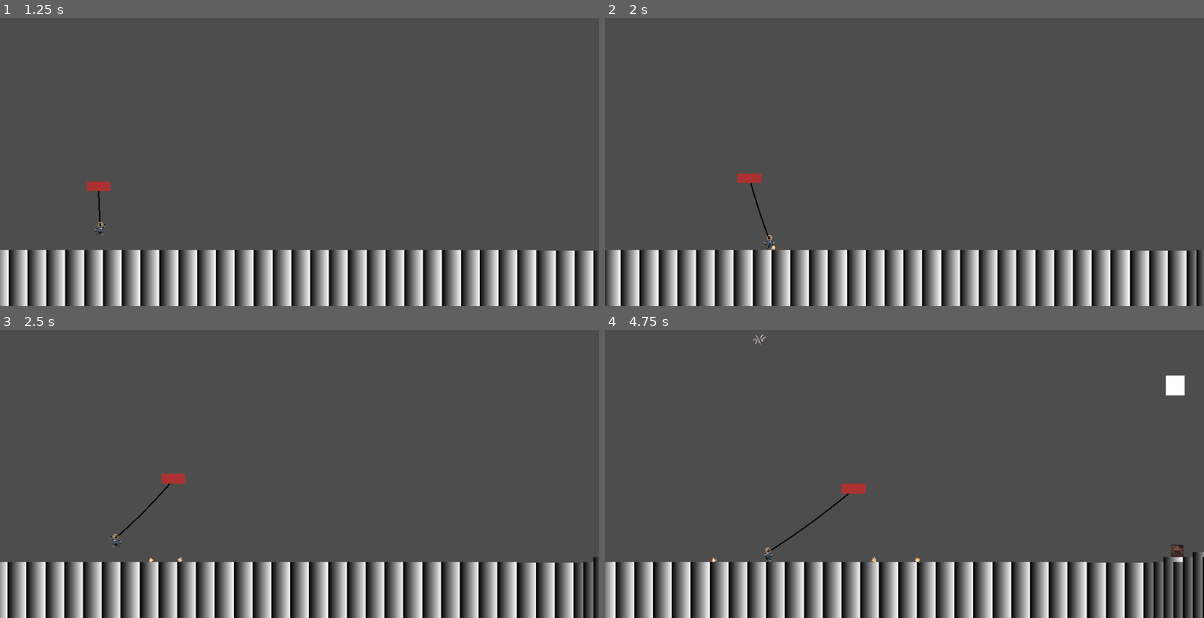
Above: before the commit, frames 1-4 (two rows, left to right).
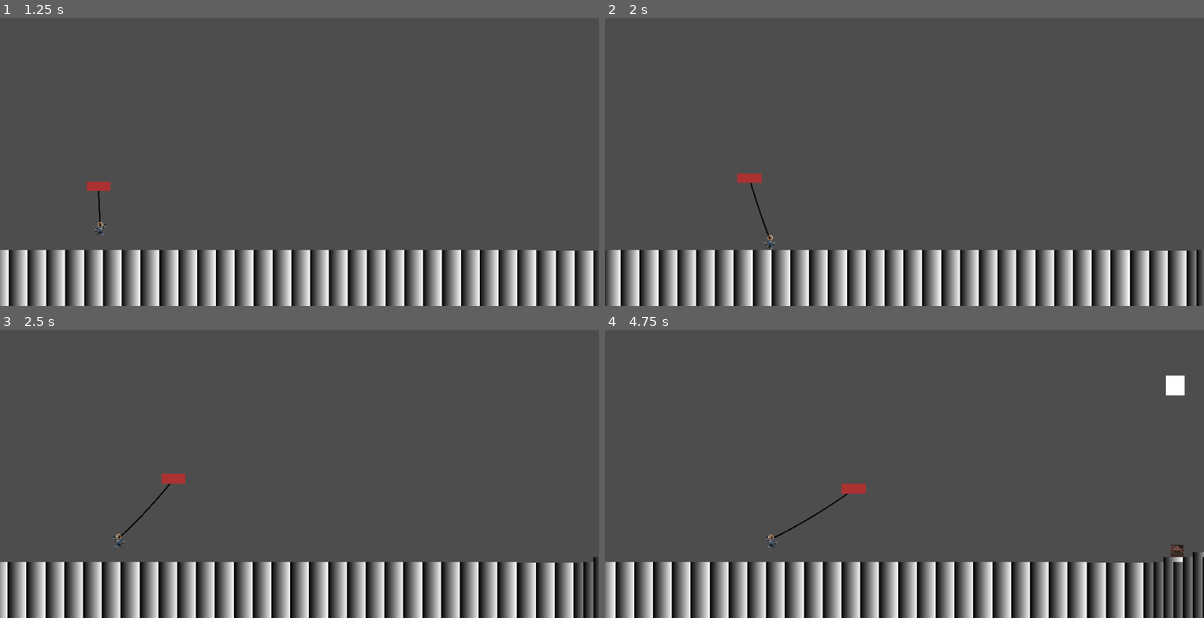
Above: after the commit, the same moments.

Repository: KKrash/TXGJ2024-Summer-
Game: Godot game, scene res://Assets/EnemyTestSceneAndPlayer.tscn
The game is run twice, just before and just after one commit, with the same random seed, the same clock (stepped at 60 frames per second) and the same inputs. This scene is started directly instead of the project's main scene. The engine's default icon, where the game draws it, is replaced by a stand-in: a white triangle on a blue panel in a dark square.
Inputs (mouse positions are in pixels of both pictures, inside the frame that each line leads up to):
- Up to frame 1 (1.25 s): move the mouse to (431, 141) at 0.52 s; hold D (right) from 0.53 s (still down); tap W (up) at 0.6, 0.77, 1.07 s
- Up to frame 2 (2 s): keep holding D (right); move the mouse to (784, 170) at 1.27 s; click (784, 170) at 1.35 s; tap W (up) at 1.52, 1.55, 1.82 s
- Up to frame 3 (2.5 s): move the mouse to (359, 402) at 2.02 s; release D (right) at 2.03 s; hold A (left) from 2.03 s (still down); right-click (359, 402) at 2.1 s; tap W (up) at 2.3 s
- Up to frame 4 (4.75 s): move the mouse to (874, 528) at 2.77 s; release A (left) at 2.78 s; hold D (right) 2.78-4.28 s; tap W (up) at 2.85, 3.02, 3.32, 3.77, 3.8, 4.07, 4.52, 4.55 s; move the mouse to (1084, 514) at 3.52 s; click (1084, 514) at 3.6 s; move the mouse to (724, 425) at 4.27 s; hold A (left) from 4.28 s (still down); right-click (724, 425) at 4.35 s

Frame 1 is identical in both runs. In frame 2, less than 0.1% of the frame differs, in the area x 24-29%, y 57-81%; in frame 3, 0.2%; in frame 4, 0.3%, in the area x 17-53%, y 1-81%.

Commit message:
new bullet start

Diff:
--- /dev/null
+++ b/LilGuyShooter/Assets/Misc/Projectiles/ExplosionEnemy.tscn
@@ -0,0 +1,51 @@
+[gd_scene load_steps=7 format=3 uid="uid://bcy21kok7pcls"]
+
+[ext_resource type="Script" path="res://Scripts/enemyExplosion.gd" id="1_u36l2"]
+[ext_resource type="Texture2D" uid="uid://do7eaqa106tyo" path="res://Sprites/gamejam-art.png" id="2_o8xp6"]
+
+[sub_resource type="CircleShape2D" id="CircleShape2D_a2x87"]
+radius = 23.0217
+
+[sub_resource type="AtlasTexture" id="AtlasTexture_5gire"]
+atlas = ExtResource("2_o8xp6")
+region = Rect2(35, 270, 47, 47)
+
+[sub_resource type="AtlasTexture" id="AtlasTexture_dqaqb"]
+atlas = ExtResource("2_o8xp6")
+region = Rect2(82, 270, 47, 47)
+
+[sub_resource type="SpriteFrames" id="SpriteFrames_a5gop"]
+animations = [{
+"frames": [{
+"duration": 1.0,
+"texture": SubResource("AtlasTexture_5gire")
+}, {
+"duration": 1.0,
+"texture": SubResource("AtlasTexture_dqaqb")
+}, {
+"duration": 1.0,
+"texture": SubResource("AtlasTexture_5gire")
+}, {
+"duration": 1.0,
+"texture": SubResource("AtlasTexture_dqaqb")
+}],
+"loop": true,
+"name": &"default",
+"speed": 9.0
+}]
+
+[node name="Explosionenemy" type="Area2D" groups=["Boom"]]
+scale = Vector2(0.5, 0.5)
+script = ExtResource("1_u36l2")
+
+[node name="CollisionShape2D" type="CollisionShape2D" parent="."]
+position = Vector2(-1, 1)
+scale = Vector2(0.95, 0.95)
+shape = SubResource("CircleShape2D_a2x87")
+
+[node name="AnimatedSprite2D" type="AnimatedSprite2D" parent="."]
+sprite_frames = SubResource("SpriteFrames_a5gop")
+frame = 3
+frame_progress = 0.205147
+
+[connection signal="body_entered" from="." to="." method="_on_body_entered"]
--- a/LilGuyShooter/Assets/Misc/Projectiles/LaserBlast.tscn
+++ b/LilGuyShooter/Assets/Misc/Projectiles/LaserBlast.tscn
@@ -62,6 +62,7 @@
 
 [node name="Area2D" type="Area2D" parent="."]
 scale = Vector2(1.90182, -1.01858)
+collision_mask = 5
 script = ExtResource("3_c5i7s")
 
 [node name="CollisionShape2D" type="CollisionShape2D" parent="Area2D"]
--- a/LilGuyShooter/Assets/Misc/prefabs/bullet.tscn
+++ b/LilGuyShooter/Assets/Misc/prefabs/bullet.tscn
@@ -20,7 +20,7 @@
 
 [node name="bullet" type="RigidBody2D"]
 collision_layer = 6
-collision_mask = 5
+collision_mask = 6
 physics_material_override = SubResource("PhysicsMaterial_cetkm")
 script = ExtResource("1_2ct5s")
 metadata/_edit_group_ = true
@@ -31,6 +31,7 @@
 sprite_frames = SubResource("SpriteFrames_jndva")
 
 [node name="Area2D" type="Area2D" parent="."]
+collision_mask = 5
 
 [node name="CollisionShape2D" type="CollisionShape2D" parent="Area2D"]
 shape = SubResource("CircleShape2D_jilg5")
--- a/LilGuyShooter/Scripts/bulletScript.gd
+++ b/LilGuyShooter/Scripts/bulletScript.gd
@@ -1,16 +1,15 @@
 extends RigidBody2D
 
-
+var callable = Callable(self, "_on_BodyEntered")
+#var explosionScene : PackedScene = preload("res://Assets/Misc/Projectiles/ExplosionEnemy.tscn")
+@onready var sprite = $AnimatedSprite2D
 # Called when the node enters the scene tree for the first time.
 func _ready():
 	#connect("body_entered", self.get_node("Area2D"), "_on_Area_body_entered")
 	apply_central_impulse(Vector2(-300, -300))
+	connect("body_entered",callable)
 
-
-# Called every frame. 'delta' is the elapsed time since the previous frame.
-func _process(delta):
-	pass
-
-
-func _on_Area_body_entered(body:Node) -> void:
-	pass
+func on_Area2D_body_entered(body):
+	if body.has_method("hit"):
+		body.hit()
+	queue_free()
--- /dev/null
+++ b/LilGuyShooter/Scripts/bulletcollision.gd
@@ -0,0 +1,18 @@
+extends Area2D
+var explosionScene : PackedScene = preload("res://Assets/Misc/Projectiles/ExplosionEnemy.tscn")
+func _physics_process(delta):
+	pass
+
+func _on_body_entered(body):
+	var x = get_parent()
+	var p = x.position
+	print(p)
+	if explosionScene != null:
+		var explosion = explosionScene.instantiate()
+		if explosion != null:
+			# Set the position of the explosion
+			explosion.position = p
+
+			# Add the explosion to the scene
+			get_tree().root.add_child(explosion)
+	x.queue_free()
--- /dev/null
+++ b/LilGuyShooter/Scripts/enemyExplosion.gd
@@ -0,0 +1,14 @@
+extends Area2D
+var callable = Callable(self, "_on_BodyEntered")
+@onready var animation: AnimatedSprite2D = $AnimatedSprite2D
+
+func _ready():
+
+	connect("body_entered",callable)
+func _process(delta):
+	animation.play()
+	if(animation.frame == 3):
+		queue_free()
+func _on_BodyEntered(body):
+	# Check if the colliding body should trigger removal
+	pass
Not shown, added: LilGuyShooter/Assets/Audio/BirdLobSFX.mp3.import
Not shown, added: LilGuyShooter/Assets/Audio/GameJam Step!.wav.import
Not shown, added: LilGuyShooter/Assets/Audio/GameJamStep2.wav.import
Not shown, added: LilGuyShooter/Assets/Audio/PickUpSFX(NoCombo).WAV.import
Not shown, added: LilGuyShooter/Assets/Audio/PickUpSFXCombo0.WAV.import
Not shown, added: LilGuyShooter/Assets/Audio/PickUpSFXCombo1.WAV.import
Not shown, added: LilGuyShooter/Assets/Audio/PickUpSFXCombo2.WAV.import
Not shown, added: LilGuyShooter/Assets/Audio/PickUpSFXCombo3.WAV.import
Not shown, added: LilGuyShooter/Assets/Audio/birdimpact2.mp3.import
Not shown, added: LilGuyShooter/Assets/Audio/birdjump2.mp3.import
Not shown, added: LilGuyShooter/Assets/Audio/energyball.mp3.import
Not shown, added: LilGuyShooter/Assets/Audio/fizzleV2.mp3.import
(and 11 more such lines)
